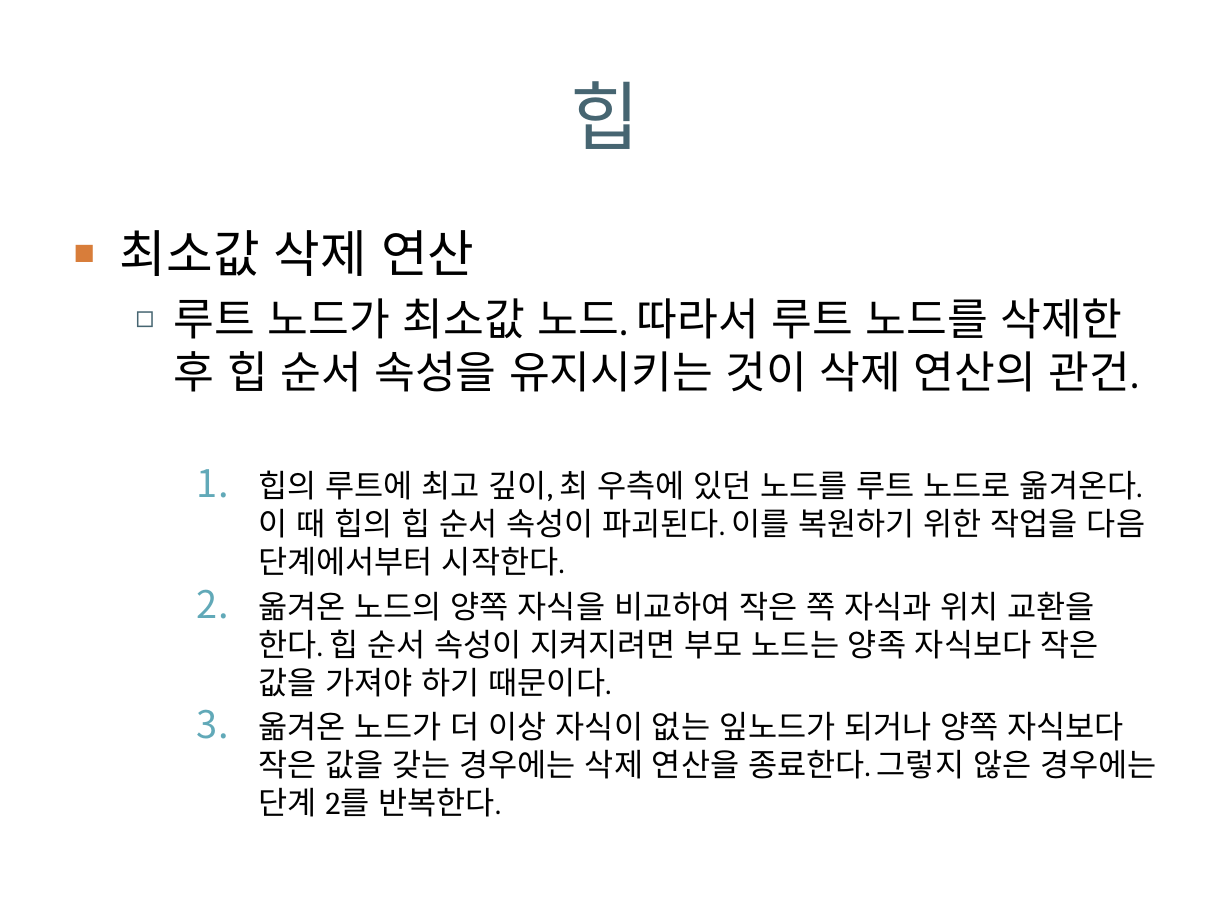
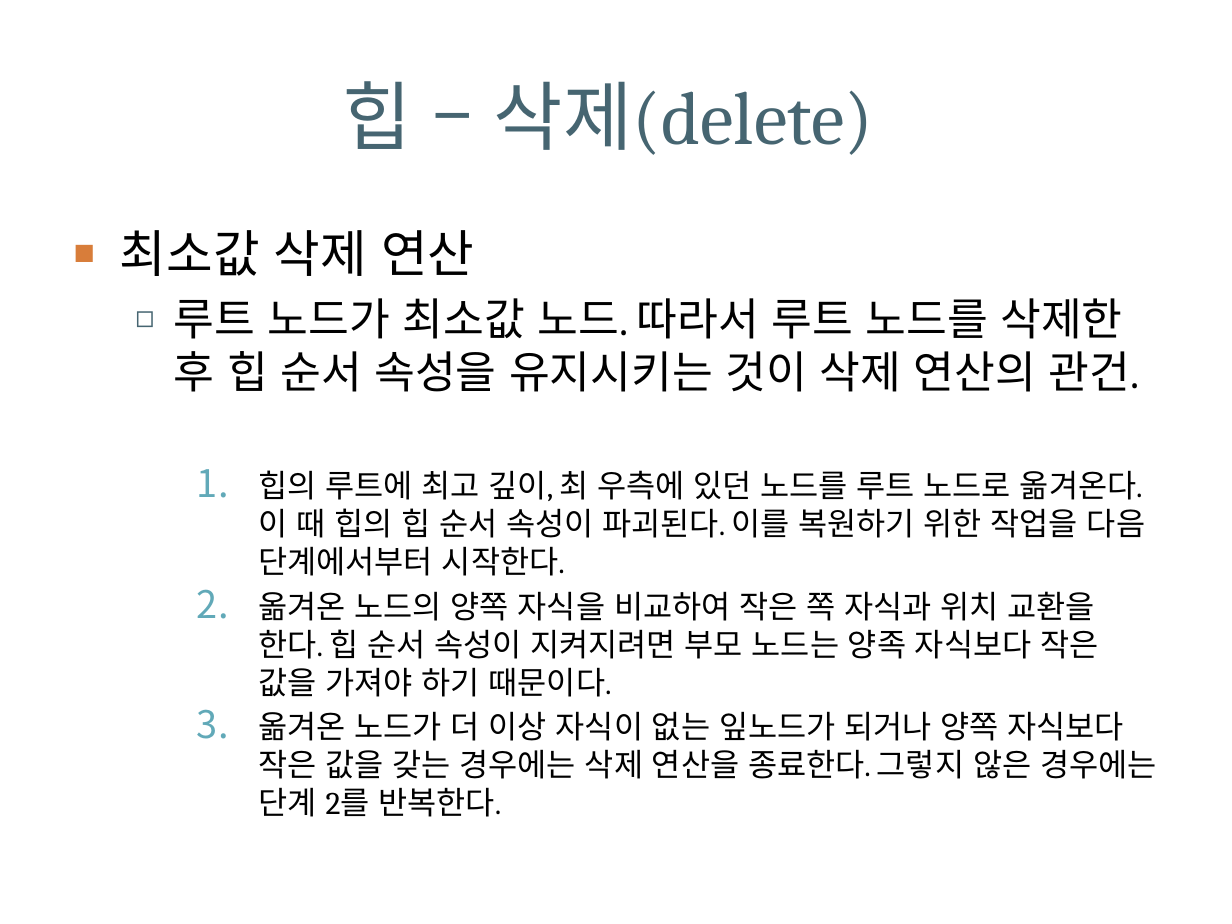
Before and after one commit to dknife/ProgrammingChallenges, a slide deck: slide 20 of LectureNotes/day2.pptx. Drawn at 1232x924 pixels with LibreOffice and Linux fonts; fonts in the diff are those of the drawing; background and template pictures are left out. Boxes give left, top, right and bottom in pixels: in the first picture for what was removed or moved away, otherwise in the second. Text is boxed around its words. In the diff, an @@ line names an element or a change of style, - is before the commit and + after.

```diff
--- a/LectureNotes/day2.pptx
+++ b/LectureNotes/day2.pptx
@@ title at (x1=342, y1=81, x2=873, y2=155): text changed @@
-힙
+힙 – 삭제(delete)
```
Also in this commit, not shown: 8 other slides changed, 1 other file.
